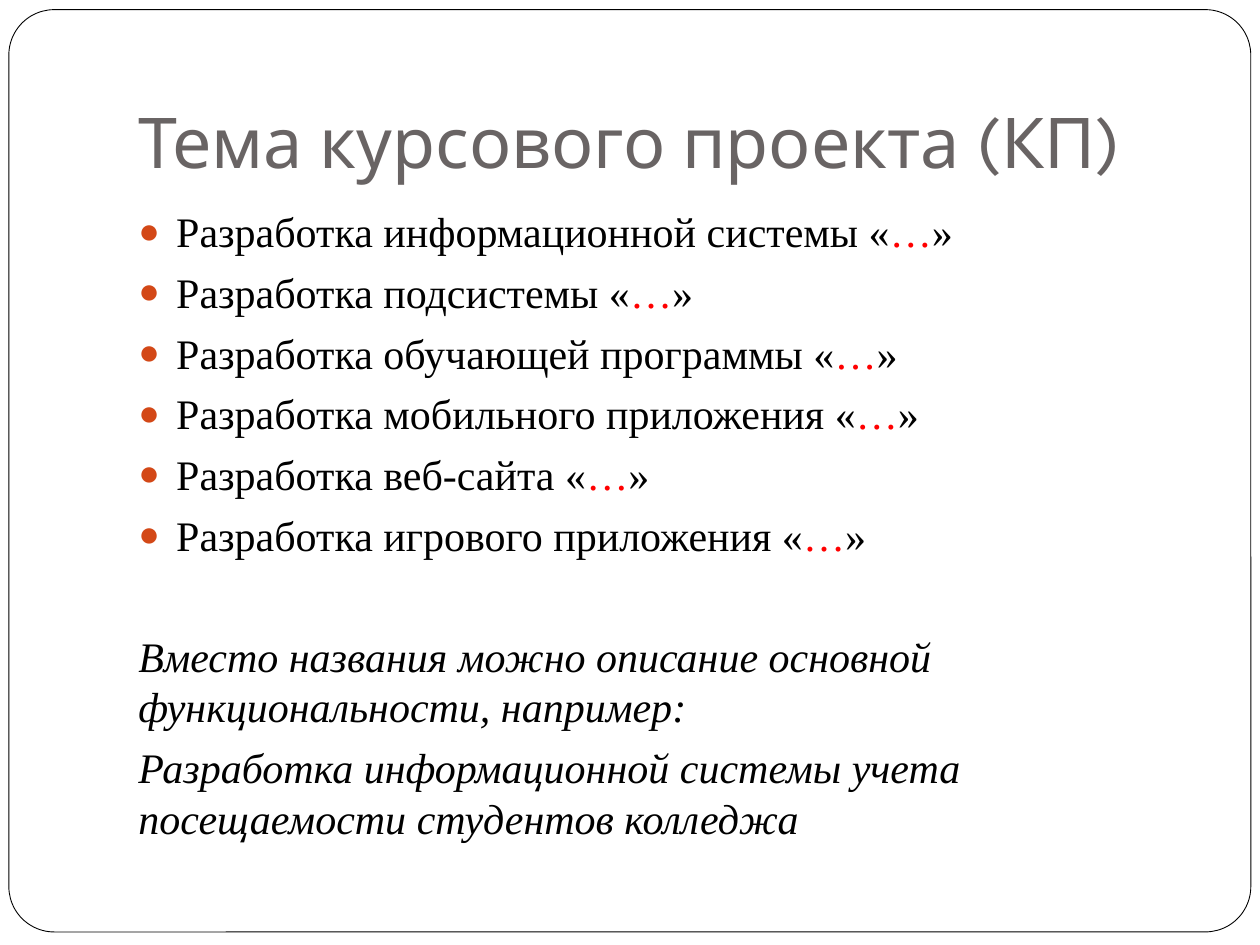
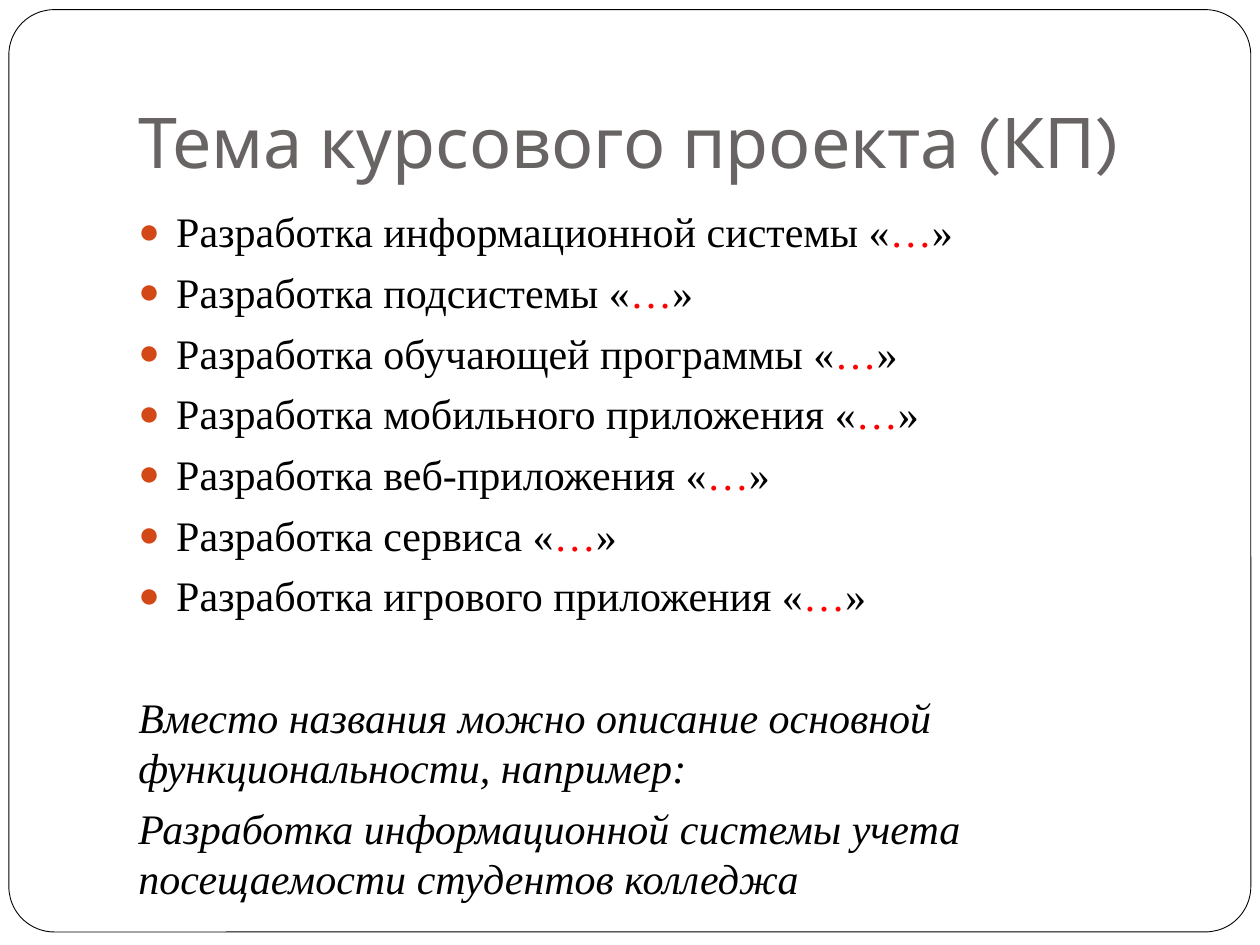
Before and after one commit to kijonne/kyrsovou, a slide deck: slide 2 of Курсовое проектирование 2026.pptx. Drawn at 1260x945 pixels with LibreOffice and Linux fonts; fonts in the diff are those of the drawing. Boxes give left, top, right and bottom in pixels: in the first picture for what was removed or moved away, otherwise in the second. Text is boxed around its words. In the diff, an @@ line names an element or a change of style, - is before the commit and + after.

```diff
--- a/Курсовое проектирование 2026.pptx
+++ b/Курсовое проектирование 2026.pptx
@@ text at (176, 460, 675, 560): text changed @@
-● Разработка веб-сайта «…»
+● Разработка веб-приложения «…»
+● Разработка сервиса «…»
```
Also in this commit, not shown: 4 other slides changed, 1 slide removed, 2 other files.
